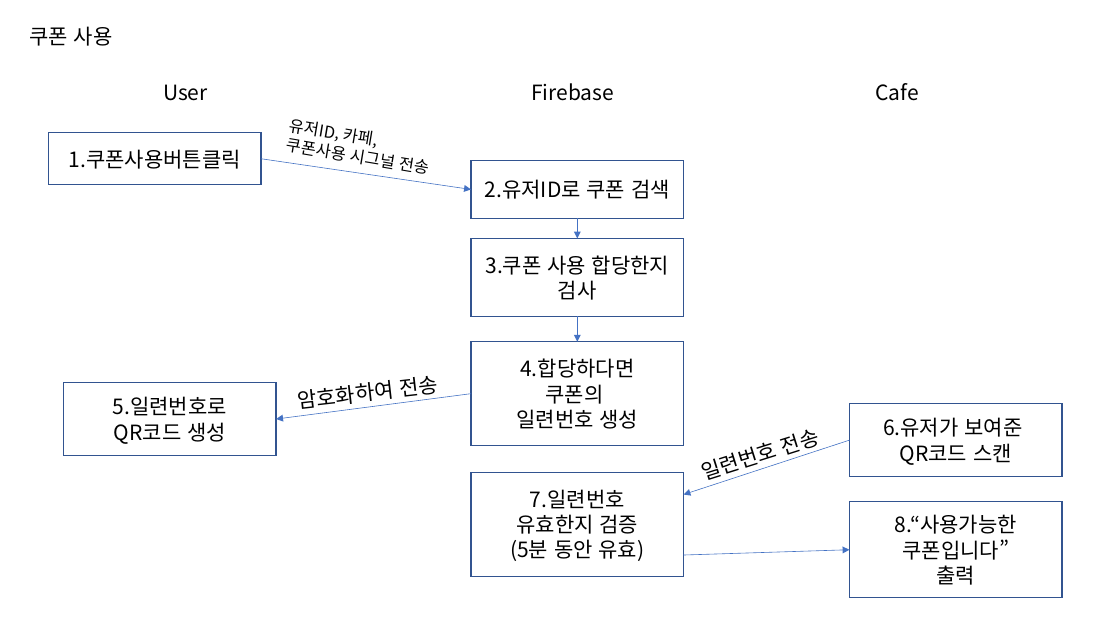
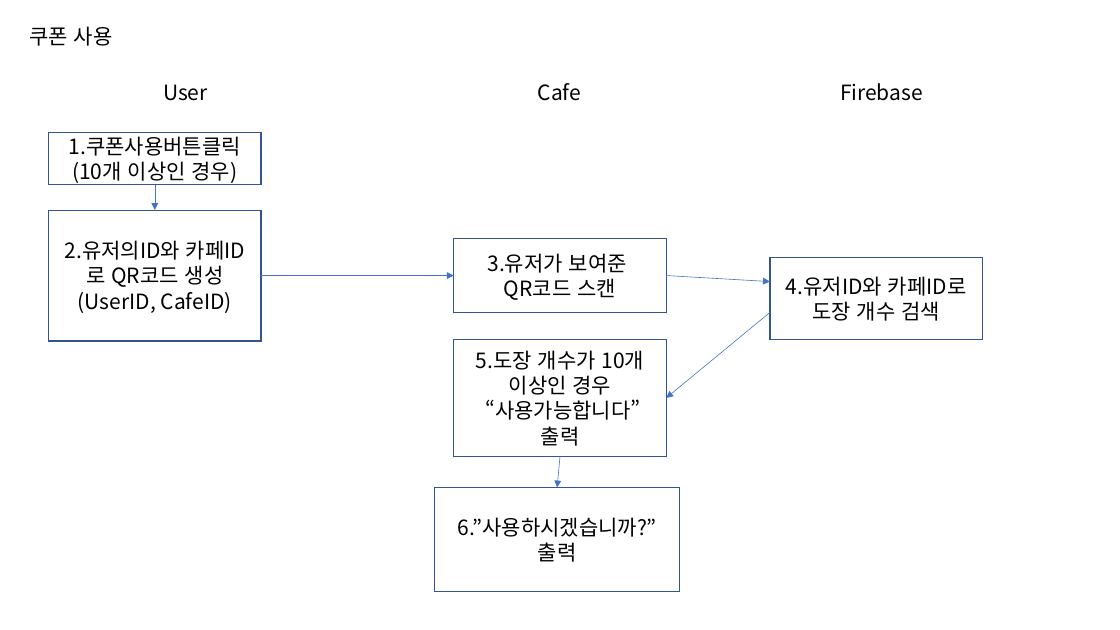
Before and after one commit to Seonghuun/couponbox, a slide deck: slide 2 of docs/캡스톤2 로직.pptx. Drawn at 1120x630 pixels with LibreOffice and Linux fonts; fonts in the diff are those of the drawing. Boxes give left, top, right and bottom in pixels: in the first picture for what was removed or moved away, otherwise in the second. Text is boxed around its words. In the diff, an @@ line names an element or a change of style, - is before the commit and + after.

```diff
--- a/docs/캡스톤2 로직.pptx
+++ b/docs/캡스톤2 로직.pptx
@@ text "Cafe": place and size @@
-text "Cafe" at box(875, 83, 918, 101)
+text "Cafe" at box(538, 83, 581, 101)
@@ text "Firebase": place and size @@
-text "Firebase" at box(531, 83, 614, 101)
+text "Firebase" at box(840, 83, 923, 101)
@@ text removed at box(286, 119, 428, 174) @@
-유저ID, 카페,
-쿠폰사용 시그널 전송
@@ text in rectangle at box(72, 161, 238, 183): paragraph added @@
+(10개 이상인 경우)
@@ arrow moved from (577, 317) - (577, 342) to (155, 185) - (155, 210) @@
@@ rectangle "2.유저의ID와 카페ID로 QR코드 생성": place and size @@
-rectangle "2.유저의ID와 카페ID로 QR코드 생성" at box(64, 382, 276, 456)
+rectangle "2.유저의ID와 카페ID로 QR코드 생성" at box(49, 210, 261, 341)
@@ rectangle "3.유저가 보여준": place and size @@
-rectangle "3.유저가 보여준" at box(849, 403, 1062, 477)
+rectangle "3.유저가 보여준" at box(454, 239, 666, 313)
@@ rectangle removed at box(471, 239, 684, 317) @@
-3.쿠폰 사용 합당한지 검사
@@ arrow removed from (577, 218) to (577, 239) @@
@@ text in rectangle at box(65, 240, 245, 313): text changed @@
-5.일련번호로
-QR코드 생성
+2.유저의ID와 카페ID로 QR코드 생성
+(UserID, CafeID)
@@ text in rectangle at box(487, 253, 627, 273): text changed @@
-6.유저가 보여준
+3.유저가 보여준
@@ rectangle "4.유저ID와 카페ID로 도장 개수 검색": place and size @@
-rectangle "4.유저ID와 카페ID로 도장 개수 검색" at box(471, 160, 684, 218)
+rectangle "4.유저ID와 카페ID로 도장 개수 검색" at box(770, 258, 983, 339)
@@ arrow moved from (261, 159) - (471, 190) to (261, 276) - (454, 276) @@
@@ arrow added from (666, 276) to (770, 281), #4472C4 0.5 pt @@
@@ text in rectangle at box(786, 276, 967, 321): text changed @@
-2.유저ID로 쿠폰 검색
+4.유저ID와 카페ID로 도장 개수 검색
@@ arrow added from (770, 313) to (666, 398), #4472C4 0.5 pt @@
@@ rectangle "5.도장 개수가 10개 이상인 경우": place and size @@
-rectangle "5.도장 개수가 10개 이상인 경우" at box(471, 342, 684, 446)
+rectangle "5.도장 개수가 10개 이상인 경우" at box(454, 339, 666, 457)
@@ text in rectangle at box(476, 350, 645, 446): text changed @@
-4.합당하다면
-쿠폰의
-일련번호 생성
+5.도장 개수가 10개 이상인 경우
+“사용가능합니다” 출력
@@ text removed at box(298, 380, 821, 460) @@
-암호화하여 전송
@@ arrow removed from (471, 394) to (276, 419) @@
@@ text removed at box(516, 409, 593, 429) @@
-일련번호 전송
@@ arrow removed from (849, 440) to (684, 495) @@
@@ arrow added from (560, 457) to (557, 487), #4472C4 0.5 pt @@
@@ rectangle "6.”사용하시겠습니까?” 출력": place and size @@
-rectangle "6.”사용하시겠습니까?” 출력" at box(471, 473, 684, 577)
+rectangle "6.”사용하시겠습니까?” 출력" at box(435, 487, 680, 592)
@@ rectangle removed at box(849, 502, 1062, 598) @@
-8.“사용가능한
-쿠폰입니다”
-출력
@@ text in rectangle at box(458, 517, 657, 562): text changed @@
-7.일련번호
-유효한지 검증
-(5분 동안 유효)
+6.”사용하시겠습니까?” 출력
@@ arrow removed from (684, 555) to (849, 549) @@
```
Also in this commit, not shown: 1 other slide changed, 3 other files.
